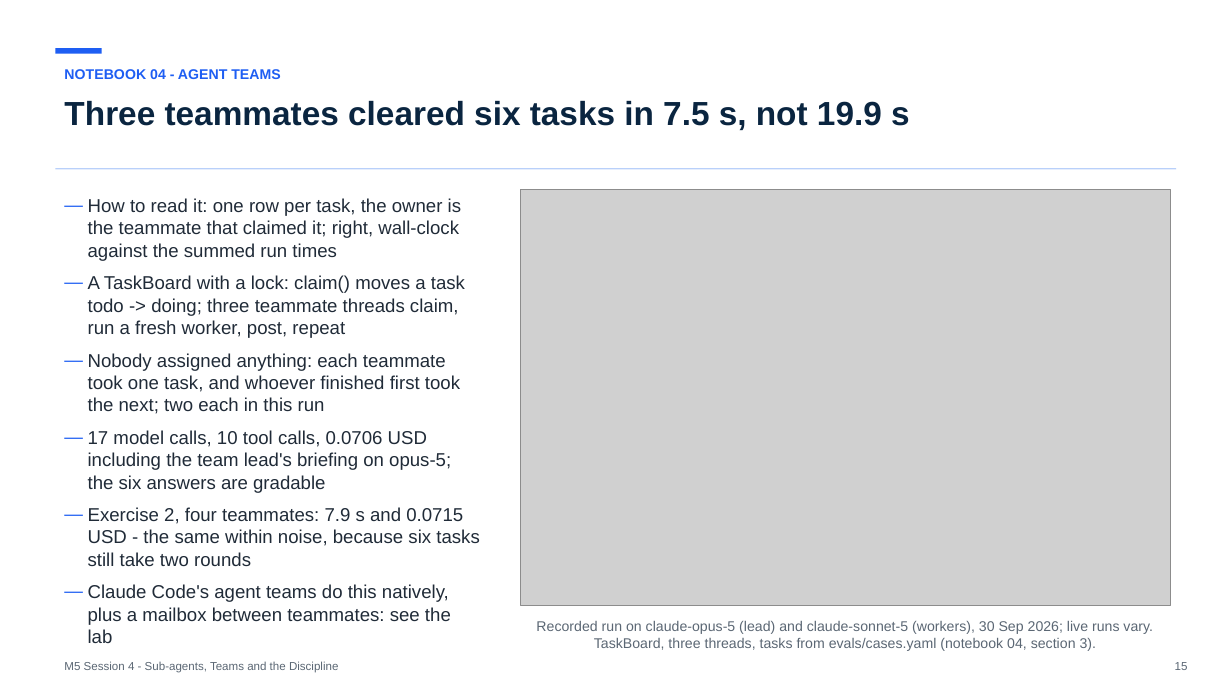
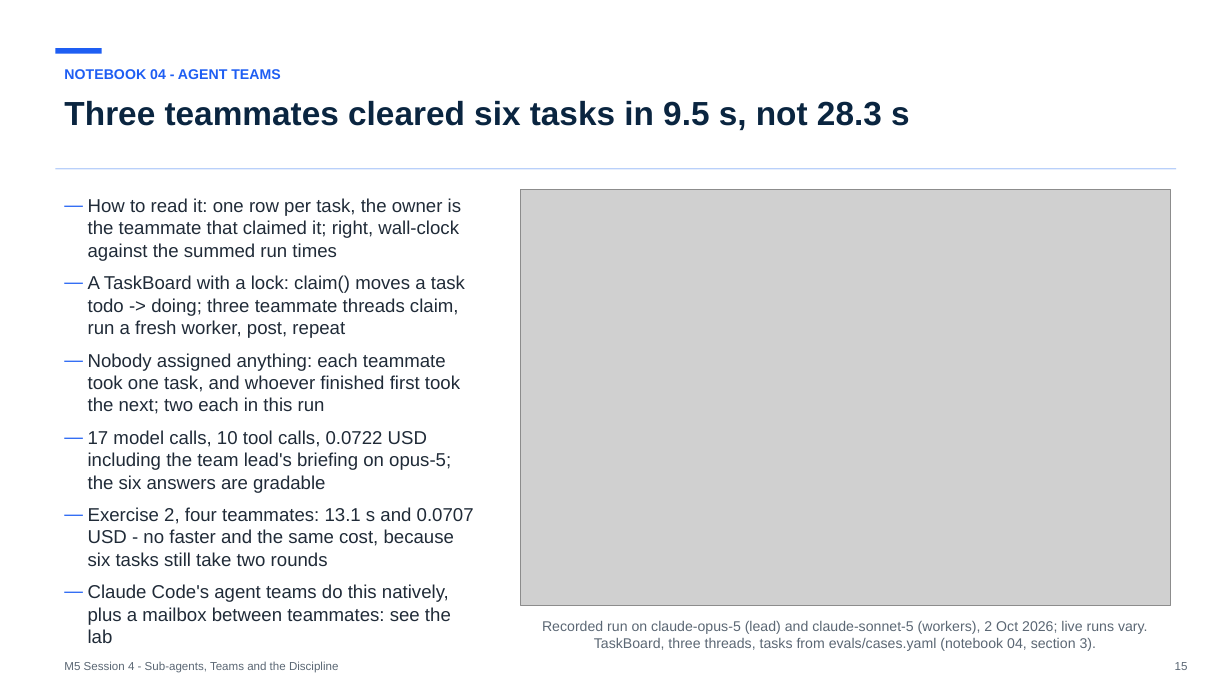
Before and after one commit to maglionejm/fontys-tech-exercises, a slide deck: slide 15 of presentations/m5-session-4-sub-agents-teams-and-the-discipline.pptx. Drawn at 1232x693 pixels with LibreOffice and Linux fonts; fonts in the diff are those of the drawing; grey boxes stand for pictures. Boxes give left, top, right and bottom in pixels: in the first picture for what was removed or moved away, otherwise in the second. Text is boxed around its words. In the diff, an @@ line names an element or a change of style, - is before the commit and + after.

```diff
--- a/presentations/m5-session-4-sub-agents-teams-and-the-discipline.pptx
+++ b/presentations/m5-session-4-sub-agents-teams-and-the-discipline.pptx
@@ text at [64, 100, 910, 131]: text changed @@
-Three teammates cleared six tasks in 7.5 s, not 19.9 s
+Three teammates cleared six tasks in 9.5 s, not 28.3 s
@@ text at [88, 430, 474, 566]: text changed @@
-— 17 model calls, 10 tool calls, 0.0706 USD including the team lead's briefing on opus-5; the six answers are gradable
-— Exercise 2, four teammates: 7.9 s and 0.0715 USD - the same within noise, because six tasks still take two rounds
+— 17 model calls, 10 tool calls, 0.0722 USD including the team lead's briefing on opus-5; the six answers are gradable
+— Exercise 2, four teammates: 13.1 s and 0.0707 USD - no faster and the same cost, because six tasks still take two rounds
@@ text at [542, 621, 1148, 651]: text changed @@
-Recorded run on claude-opus-5 (lead) and claude-sonnet-5 (workers), 30 Sep 2026; live runs vary. TaskBoard, three threads, tasks from evals/cases.yaml (notebook 04, section 3).
+Recorded run on claude-opus-5 (lead) and claude-sonnet-5 (workers), 2 Oct 2026; live runs vary. TaskBoard, three threads, tasks from evals/cases.yaml (notebook 04, section 3).
```
Also in this commit, not shown: 6 other slides changed, 1 other file.
